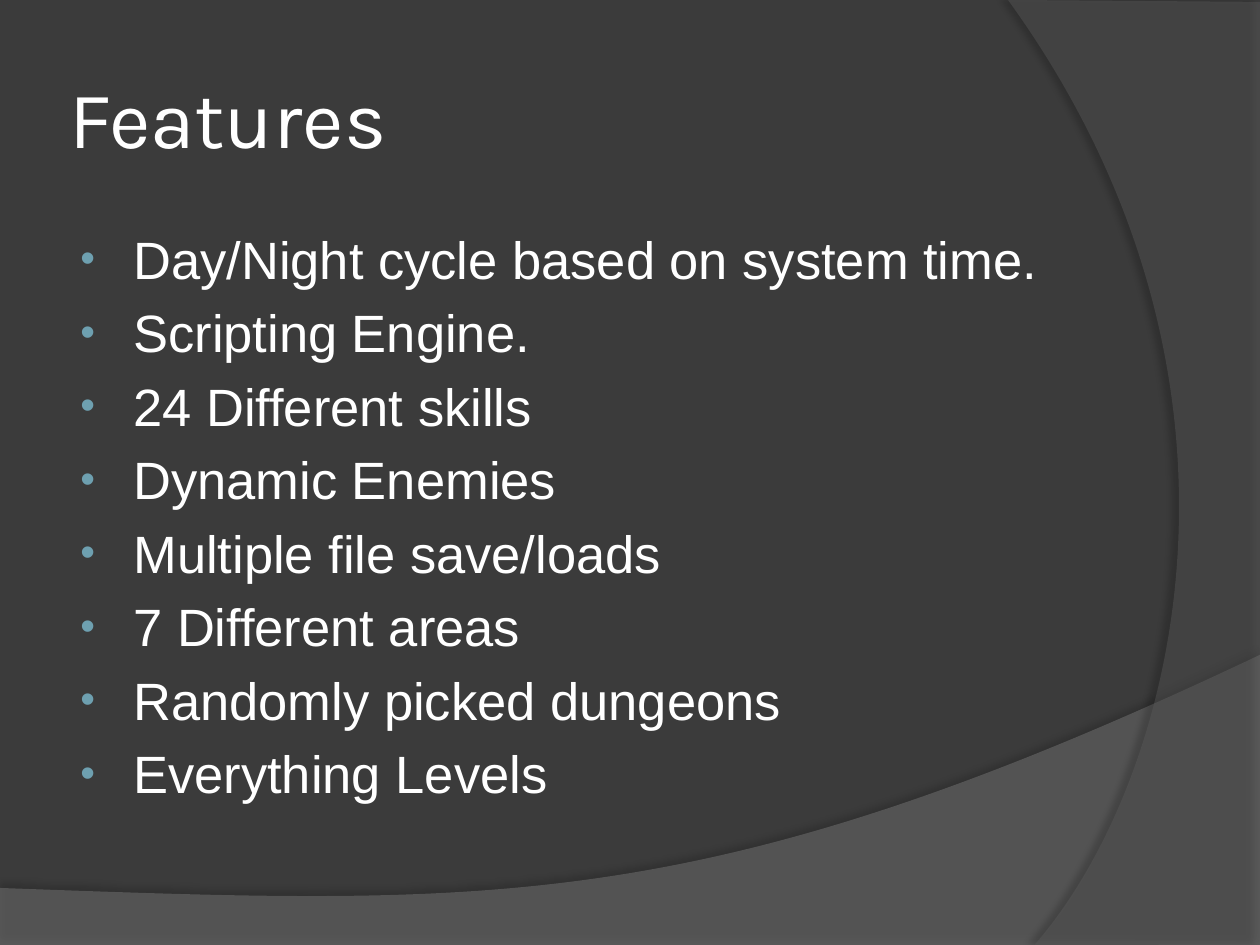
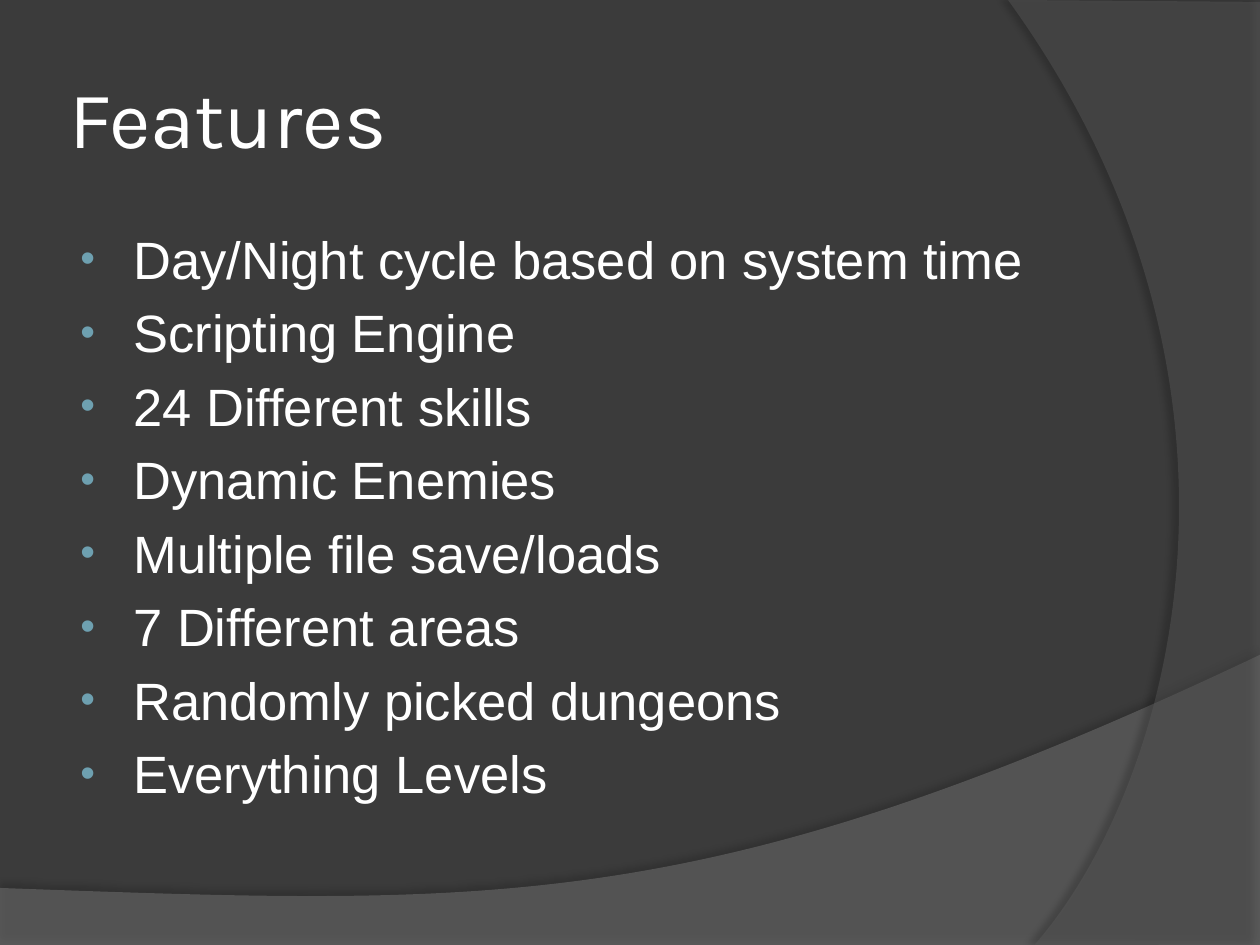
Before and after one commit to mattdude2489/Time-Warrior, a slide deck: slide 4 of Senior Project Files/Time Warrior.pptx. Drawn at 1260x945 pixels with LibreOffice and Linux fonts; fonts in the diff are those of the drawing. Boxes give left, top, right and bottom in pixels: in the first picture for what was removed or moved away, otherwise in the second. Text is boxed around its words. In the diff, an @@ line names an element or a change of style, - is before the commit and + after.

```diff
--- a/Senior Project Files/Time Warrior.pptx
+++ b/Senior Project Files/Time Warrior.pptx
@@ text at <box>133,241,1022,363</box>: text changed @@
-• Day/Night cycle based on system time.
-• Scripting Engine.
+• Day/Night cycle based on system time
+• Scripting Engine
```
Also in this commit, not shown: 11 other slides changed, 2 other files.
